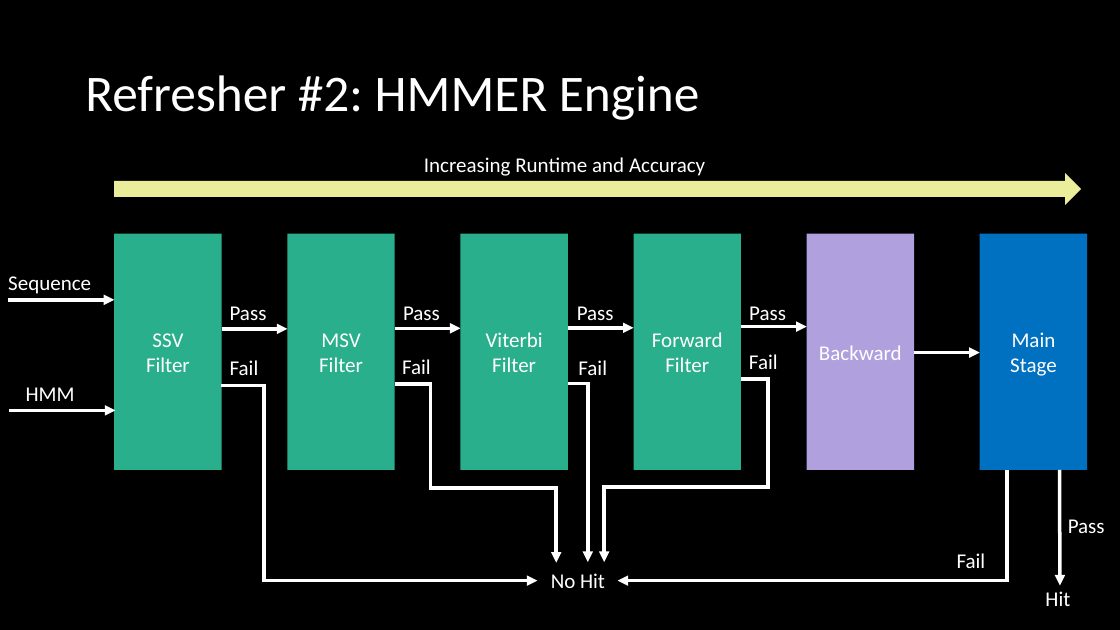
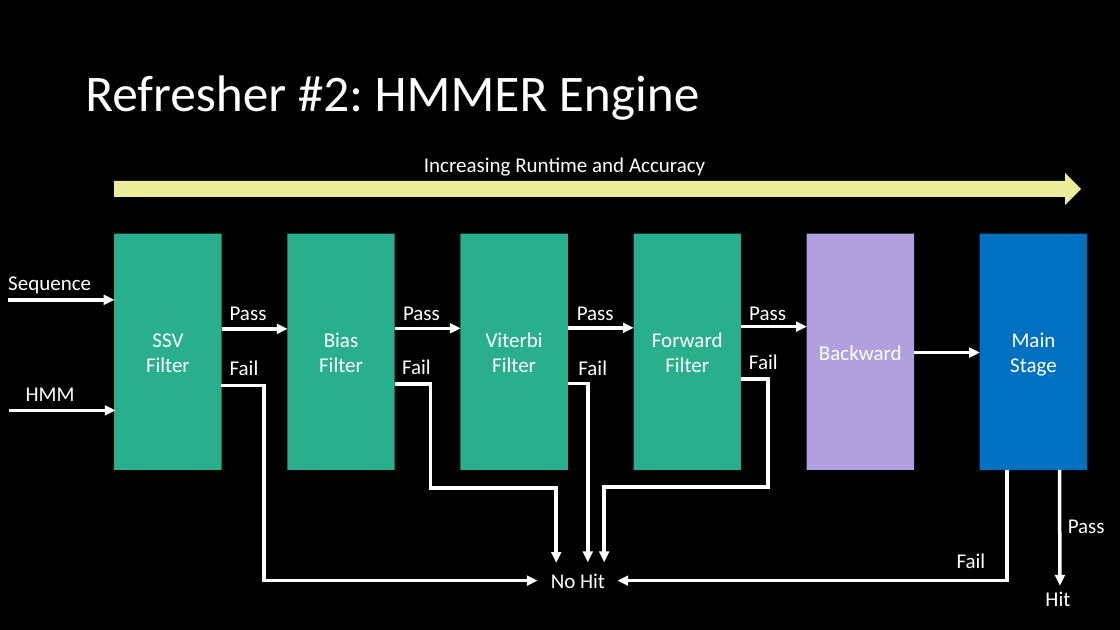
Before and after one commit to npcarter/data, a slide deck: slide 3 of Lab Meeting 5_25_17.pptx. Drawn at 1120x630 pixels with LibreOffice and Linux fonts; fonts in the diff are those of the drawing. Boxes give left, top, right and bottom in pixels: in the first picture for what was removed or moved away, otherwise in the second. Text is boxed around its words. In the diff, an @@ line names an element or a change of style, - is before the commit and + after.

```diff
--- a/Lab Meeting 5_25_17.pptx
+++ b/Lab Meeting 5_25_17.pptx
@@ text in rectangle at [324,332,358,347]: text changed @@
-MSV
+Bias
```
Also in this commit, not shown: 3 other slides changed, 8 slides added, 1 other file.
